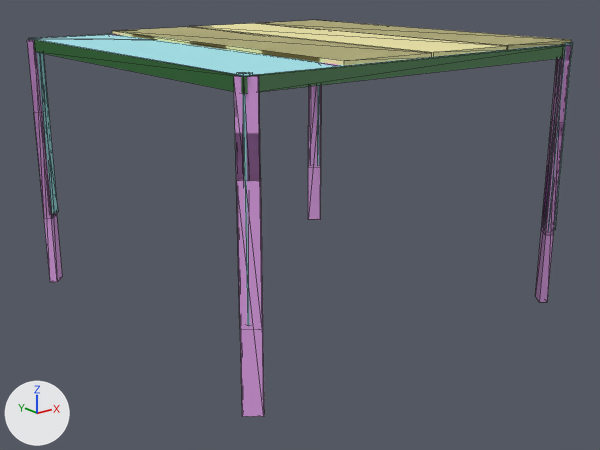
The glTF model assets/models/objects/shelter.glb: old version first, new version second.
Before and after are seen from a camera (50 mm lens) standing at (-12.35, -15.77, 6.22) and looking at (-0.09, -0.44, 0.09). Arrows for +X, +Y and +Z are at lower left; the lights stay in place. The picture after the commit comes second. Mesh edges are drawn as thin lines. Where no turn or scale is listed for an object, it has been applied to the vertices.

The older version as bpy lines, for what is in view:
```python
me_s1_sm_shelter_pillar = bpy.data.meshes.new('S1|SM_Shelter_Pillar')
me_s1_sm_shelter_pillar.from_pydata(...)  # a box spanning x -0.09..0.09, y -1.0..1.0, z -0.04..0.04
me_s1_sm_shelter_pillar.materials.append(mat_s1_sm_shelter_pillar)  # pink #e6a6ed
me_s2_sm_shelter_pillar = bpy.data.meshes.new('S2|SM_Shelter_Pillar')
me_s2_sm_shelter_pillar.from_pydata(...)  # a box spanning x -0.09..0.09, y -1.0..1.0, z -0.04..0.04
me_s2_sm_shelter_pillar.materials.append(mat_s2_sm_shelter_pillar)  # pink #e6a6ed
me_s4_sm_shelter_plate = bpy.data.meshes.new('S4|SM_Shelter_Plate')
me_s4_sm_shelter_plate.from_pydata(...)  # a box spanning x -0.25..0.25, y -1.0..1.0, z -0.01..0.01
me_s4_sm_shelter_plate.materials.append(mat_s4_sm_shelter_plate)  # beige #ede6a6
ob_s1_sm_shelter_pillar_1 = bpy.data.objects.new('S1|SM_Shelter_Pillar#1', me_s1_sm_shelter_pillar)
ob_s1_sm_shelter_pillar_1.parent = ob_object
ob_s1_sm_shelter_pillar_1.location = (4.412, 4.43, 0.481)
ob_s1_sm_shelter_pillar_1.rotation_euler = (1.571, 0.0, 2.424)  # degrees (90, 0, 139)
ob_s1_sm_shelter_pillar_1.scale = (2.25, 2.25, 2.25)
ob_s2_sm_shelter_pillar_0 = bpy.data.objects.new('S2|SM_Shelter_Pillar#0', me_s2_sm_shelter_pillar)
ob_s2_sm_shelter_pillar_0.parent = ob_object
ob_s2_sm_shelter_pillar_0.location = (-4.474, 4.436, 2.234)
ob_s2_sm_shelter_pillar_0.rotation_euler = (1.571, 0.0, -2.301)  # degrees (90, 0, -132)
ob_s2_sm_shelter_pillar_0.scale = (2.25, 2.25, 2.25)
ob_s4_sm_shelter_plate_0 = bpy.data.objects.new('S4|SM_Shelter_Plate#0', me_s4_sm_shelter_plate)
ob_s4_sm_shelter_plate_0.parent = ob_object
ob_s4_sm_shelter_plate_0.location = (3.392, -0.011, 4.542)
ob_s4_sm_shelter_plate_0.rotation_euler = (0.0, 0.0, 3.142)  # degrees (0, 0, 180)
ob_s4_sm_shelter_plate_0.scale = (4.53, 4.53, 4.53)
# also in view: 'S2|SM_Shelter_Pillar#2' at (4.43, -4.44, 2.23); 'S1|SM_Shelter_Pillar#3' at (-4.43, -4.48, 0.48); 'S4|SM_SV_Shelter_Framing#0' at (0.0, 0.0, 4.34); 'S3|SM_Shelter_Plate#0' at (3.39, -0.01, 4.54); 'S4|SM_Shelter_Plate#2' at (1.1, -0.01, 4.54)
```
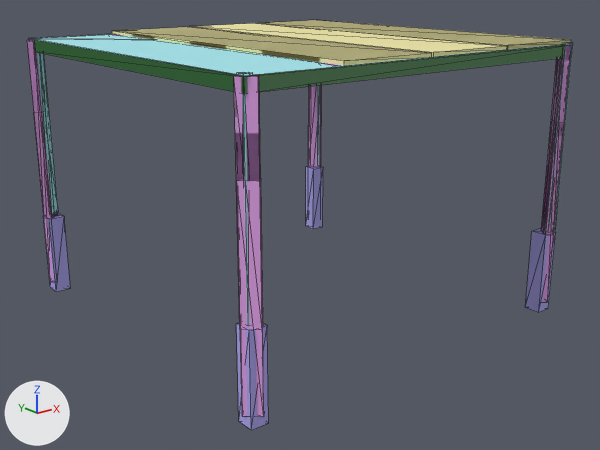
The change in detail:
Material 'S6|SM_SV_Shelter_FoundationPlaceholder' (mat_s6_sm_sv_shelter_foundationplaceholder) is new.
Its base color is (0.414, 0.383, 0.85) (blue #aca6ed).
Its roughness is 1.0.
Mesh me_s6_sm_sv_shelter_foundationplaceholder is new.
It consists of a box spanning x -4.59..-4.19, y 4.19..4.59, z -1.0..1.0; a box spanning x -4.55..-4.15, y -4.59..-4.19, z -1.0..1.0; a box spanning x 4.19..4.59, y -4.57..-4.17, z -1.0..1.0; a box spanning x 4.18..4.58, y 4.18..4.58, z -1.0..1.0.
It uses material mat_s6_sm_sv_shelter_foundationplaceholder (blue #aca6ed).
Object 'S6|SM_SV_Shelter_FoundationPlaceholder#0' (ob_s6_sm_sv_shelter_foundationplaceholder_0) is new; it shows me_s6_sm_sv_shelter_foundationplaceholder.
Its location is (-0.02, -0.01, -1.0).

Where the change shows, as pixel boxes (x1, y1, x2, y2) in the pictures (600 x 450 px):
'S6|SM_SV_Shelter_FoundationPlaceholder#0', added
    after: (43, 166, 556, 430)
